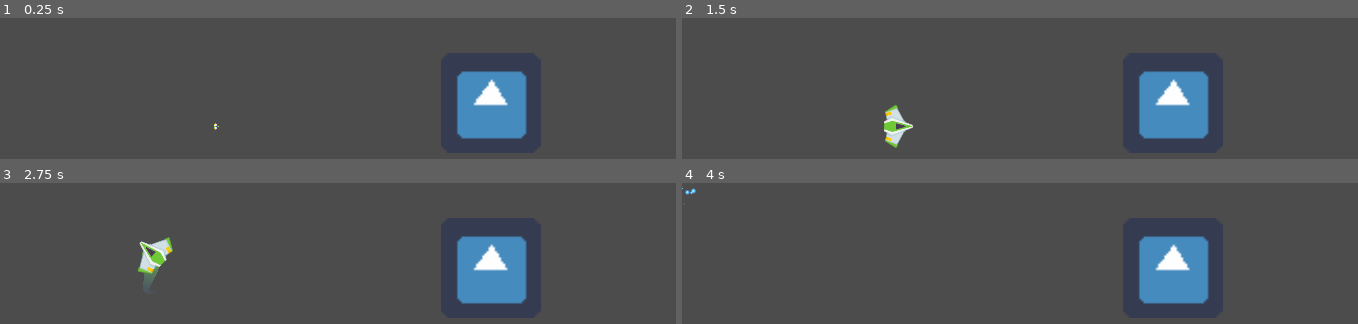
Above: before the commit, frames 1-4 (two rows, left to right).
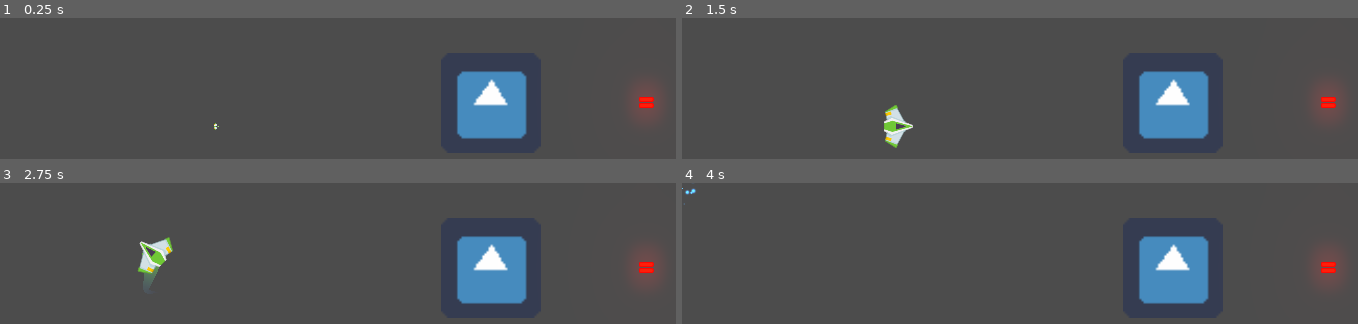
Above: after the commit, the same moments.

Repository: Nahuel1025/Odisea-Mete-rica-2023
Game: Godot game, scene res://Juego/Niveles/NivelTest.tscn
The game is run twice, just before and just after one commit, with the same random seed, the same clock (stepped at 60 frames per second) and the same inputs. The engine's default icon, where the game draws it, is replaced by a stand-in: a white triangle on a blue panel in a dark square.
Inputs:
- Up to frame 1 (0.25 s): no input
- Up to frame 2 (1.5 s): tap Enter at 0.5 s; hold W (mover_adelante) 0.53-1.28 s; hold F (disparo_laser) 0.53-1.28 s; hold S (mover_atras) from 1.28 s (still down); tap Space (disparo_principal) at 1.35 s
- Up to frame 3 (2.75 s): release S (mover_atras) at 2.03 s; hold W (mover_adelante) from 2.03 s (still down); hold A (rotar_antihorario) from 2.03 s (still down)
- Up to frame 4 (4 s): release A (rotar_antihorario) at 2.78 s; tap D (rotar_horario) at 2.85 s; release W (mover_adelante) at 3.53 s; hold S (mover_atras) from 3.53 s (still down); hold F (disparo_laser) from 3.53 s (still down)

The runs differ from the first frame. In frame 1, 0.7% of the frame differs, in the area x 93-98%, y 48-71%; in frame 2, 0.7%; in frame 3, 0.7%; in frame 4, 0.7%.

Commit message:
disparo laser

Diff:
--- a/EnemigoDummy.gd
+++ b/EnemigoDummy.gd
@@ -1,6 +1,16 @@
 class_name EnemigoDummy
 extends Node2D
+
+var hitpoints: float = 10.0
+
+func _process(delta: float) -> void:
+	$Canion.set_esta_disparando(true)
 
 func _on_Area2D_body_entered(body: Node) -> void:
 	if body is Player:
 		body.destruir()
+
+func recibir_danio(danio: float) -> void:
+	hitpoints -= danio
+	if hitpoints <= 0.0:
+		queue_free()
--- /dev/null
+++ b/Juego/Enemigos/Area2D.gd
@@ -0,0 +1,5 @@
+extends Area2D
+
+
+func recibir_danio(danio: float):
+	owner.recibir_danio(danio)
--- a/Juego/Enemigos/EnemigoDummy.tscn
+++ b/Juego/Enemigos/EnemigoDummy.tscn
@@ -1,7 +1,10 @@
-[gd_scene load_steps=4 format=2]
+[gd_scene load_steps=7 format=2]
 
 [ext_resource path="res://EnemigoDummy.gd" type="Script" id=1]
 [ext_resource path="res://icon.png" type="Texture" id=2]
+[ext_resource path="res://Juego/Enemigos/Area2D.gd" type="Script" id=3]
+[ext_resource path="res://Juego/Proyectiles/Canion.tscn" type="PackedScene" id=4]
+[ext_resource path="res://Juego/Proyectiles/ProyectilEnemigo.tscn" type="PackedScene" id=5]
 
 [sub_resource type="RectangleShape2D" id=1]
 extents = Vector2( 126.757, 123.203 )
@@ -12,6 +15,7 @@
 [node name="Area2D" type="Area2D" parent="."]
 collision_layer = 2
 collision_mask = 9
+script = ExtResource( 3 )
 
 [node name="CollisionShape2D" type="CollisionShape2D" parent="Area2D"]
 shape = SubResource( 1 )
@@ -19,4 +23,9 @@
 [node name="Sprite" type="Sprite" parent="."]
 scale = Vector2( 5, 5 )
 texture = ExtResource( 2 )
+
+[node name="Canion" parent="." instance=ExtResource( 4 )]
+proyectil = ExtResource( 5 )
 [connection signal="body_entered" from="Area2D" to="." method="_on_Area2D_body_entered"]
+
+[editable path="Canion"]
--- a/Juego/Proyectiles/Laser/LaserBeam2D.gd
+++ b/Juego/Proyectiles/Laser/LaserBeam2D.gd
@@ -13,6 +13,7 @@
 # It plays appearing and disappearing animations when it's not animating.
 # See `appear()` and `disappear()` for more information.
 var is_casting := false setget set_is_casting
+var radio_danio: float = 4.0
 
 onready var fill := $FillLine2D
 onready var tween := $Tween
@@ -31,7 +32,7 @@
 
 func _physics_process(delta: float) -> void:
 	cast_to = (cast_to + Vector2.RIGHT * cast_speed * delta).clamped(max_length)
-	cast_beam()
+	cast_beam(delta)
 
 
 func set_is_casting(cast: bool) -> void:
@@ -56,7 +57,7 @@
 
 # Controls the emission of particles and extends the Line2D to `cast_to` or the ray's
 # collision point, whichever is closest.
-func cast_beam() -> void:
+func cast_beam(delta: float) -> void:
 	var cast_point := cast_to
 
 	force_raycast_update()
@@ -66,6 +67,8 @@
 		cast_point = to_local(get_collision_point())
 		collision_particles.global_rotation = get_collision_normal().angle()
 		collision_particles.position = cast_point
+		if get_collider().has_method("recibir_danio"):
+			get_collider().recibir_danio(radio_danio * delta)
 
 	fill.points[1] = cast_point
 	beam_particles.position = cast_point * 0.5
--- a/Juego/Proyectiles/Laser/LaserBeam2D.tscn
+++ b/Juego/Proyectiles/Laser/LaserBeam2D.tscn
@@ -64,7 +64,8 @@
 z_index = 41
 enabled = true
 cast_to = Vector2( 0, 0 )
-collision_mask = 2147483656
+collision_mask = 2147483654
+collide_with_areas = true
 script = ExtResource( 1 )
 
 [node name="FillLine2D" type="Line2D" parent="."]
--- a/Juego/Proyectiles/Proyectil.gd
+++ b/Juego/Proyectiles/Proyectil.gd
@@ -10,12 +10,30 @@
 	position = pos
 	rotation = dir
 	velocidad = Vector2(vel, 0).rotated(dir)
+	danio = danio_p
 
 ## Metodos
 
 func _physics_process(delta: float) -> void:
 	position += velocidad * delta
 
+## Metodos Custom
+func daniar(otro_cuerpo: CollisionObject2D) -> void:
+	if otro_cuerpo.has_method("recibir_danio"):
+		otro_cuerpo.recibir_danio(danio)
+
+	queue_free()
+
+## Señales Internas
 
 func _on_VisibilityNotifier2D_screen_exited() -> void:
 	queue_free()
+
+
+func _on_area_entered(area: Area2D) -> void:
+	daniar(area)
+
+
+
+func _on_body_entered(body: Node) -> void:
+	daniar(body)
--- a/Juego/Proyectiles/ProyectilPlayer.tscn
+++ b/Juego/Proyectiles/ProyectilPlayer.tscn
@@ -13,3 +13,5 @@
 
 [node name="CollisionShape2D" parent="." index="1"]
 shape = SubResource( 1 )
+[connection signal="area_entered" from="." to="." method="_on_area_entered"]
+[connection signal="body_entered" from="." to="." method="_on_body_entered"]
